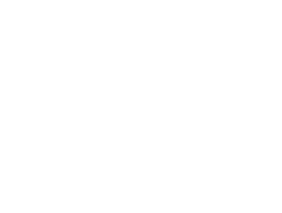
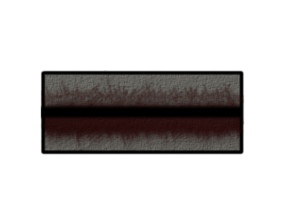
Two versions of the same layered image (282x213). Layer-by-layer changes:
added layer "Bunker1.png" above "Eingefügte Ebene #19" over (40, 70, 245, 155)
